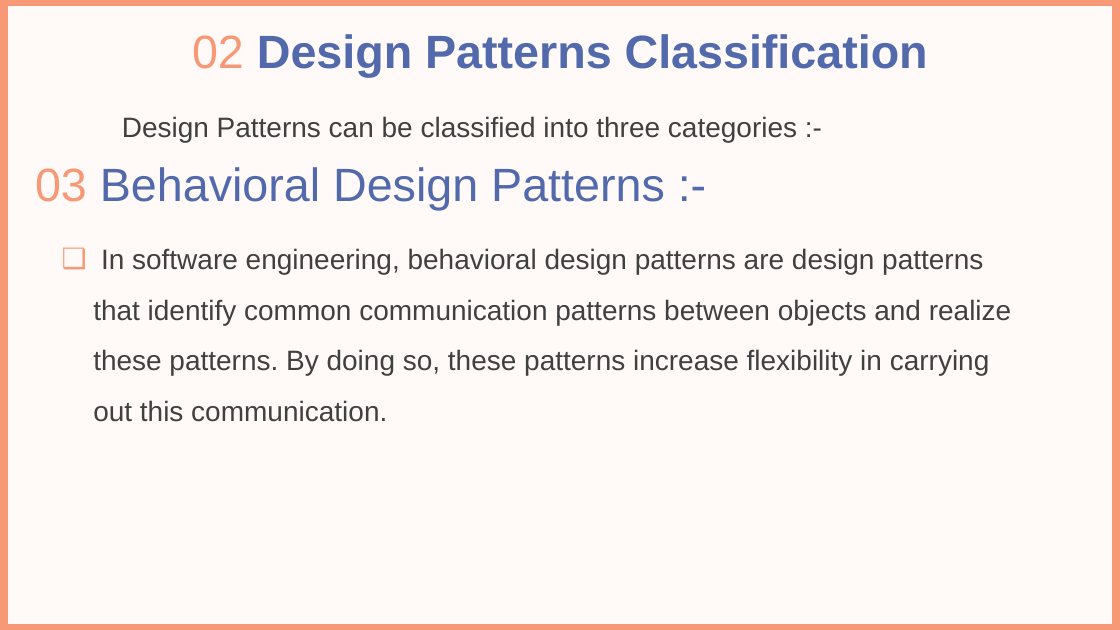
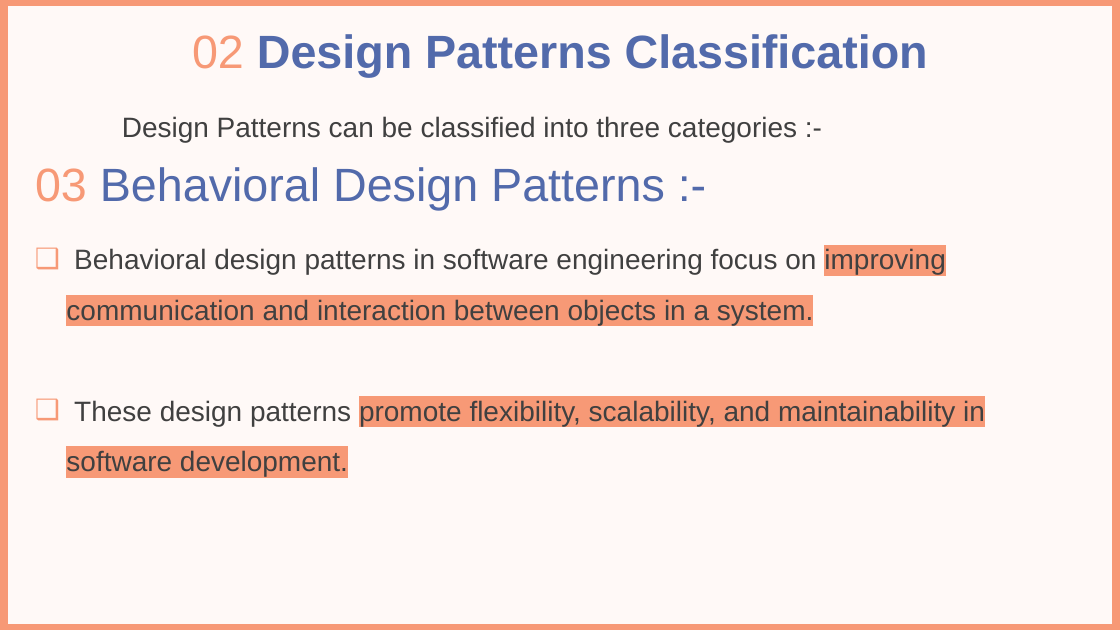
Before and after one commit to ahmedhammad111/SWE, a slide deck: slide 15 of SWE.pptx (slide 8 before the commit). Drawn at 1120x630 pixels with LibreOffice and Linux fonts; fonts in the diff are those of the drawing; background and template pictures are left out. Boxes give left, top, right and bottom in pixels: in the first picture for what was removed or moved away, otherwise in the second. Text is boxed around its words. In the diff, an @@ line names an element or a change of style, - is before the commit and + after.

```diff
--- a/SWE.pptx
+++ b/SWE.pptx
@@ text at (x1=66, y1=248, x2=985, y2=476): text changed @@
-❑ In software engineering, behavioral design patterns are design patterns that identify common communication patterns between objects and realize these patterns. By doing so, these patterns increase flexibility in carrying out this communication.
+❑ Behavioral design patterns in software engineering focus on improving communication and interaction between objects in a system.
+❑ These design patterns promote flexibility, scalability, and maintainability in software development.
```
Also in this commit, not shown: 27 other slides changed, 3 slides added, 2 slides removed, 3 other files.
